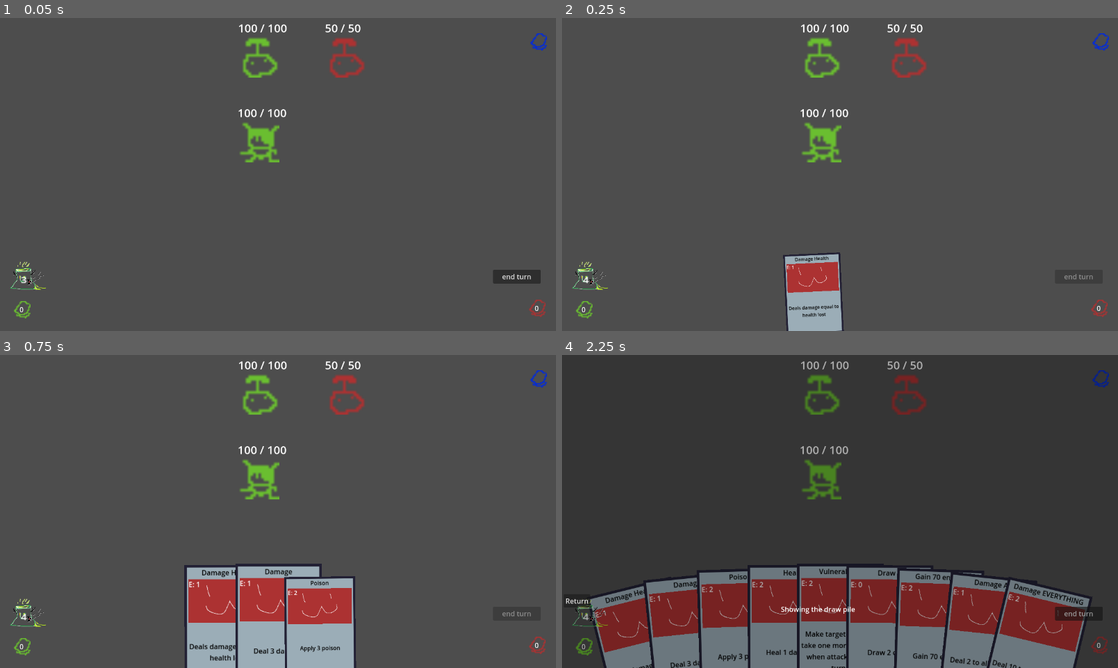
Above: before the commit, frames 1-4 (two rows, left to right).
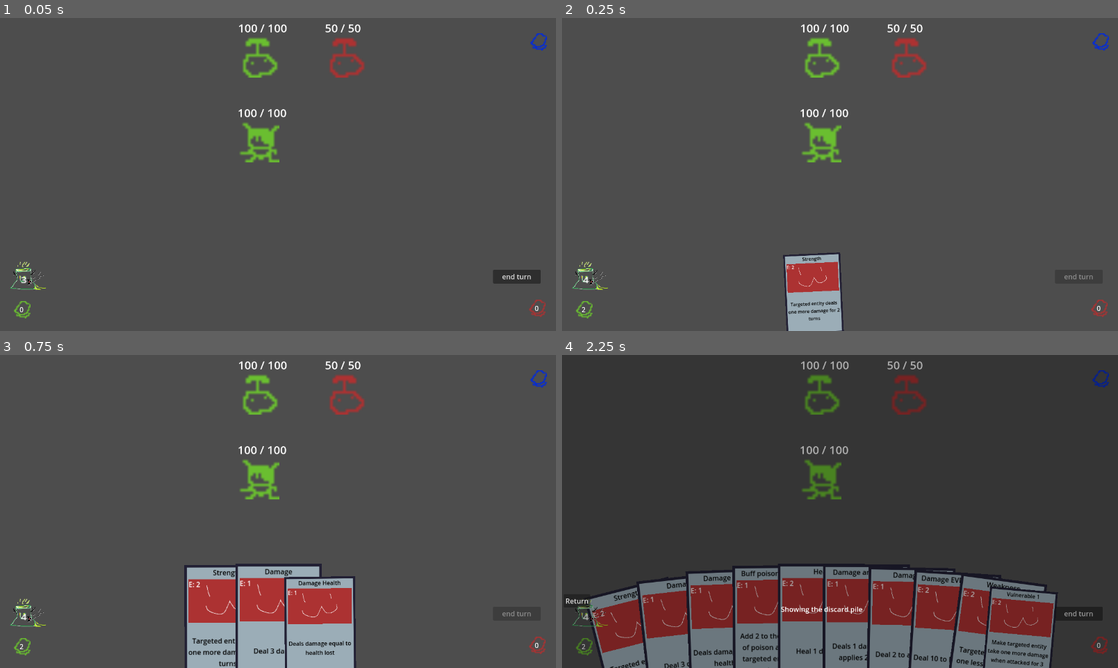
Above: after the commit, the same moments.

Repository: Saplings-Projects/1M_sub
Game: Godot game, scene res://#Scenes/TestingScene.tscn
Two runs of this game, one before a commit and one after it. Both use one fixed random seed, a clock stepped at 60 frames per second and the inputs below.
Inputs (mouse positions are in pixels of both pictures, inside the frame that each line leads up to):
- Up to frame 1 (0.05 s): no input
- Up to frame 2 (0.25 s): no input
- Up to frame 3 (0.75 s): click (255, 624) at 0.52 s
- Up to frame 4 (2.25 s): click "0" at 1.25 s; click (1079, 614) at 2 s, where only the run before the commit has a clickable "end turn"

Frame 1 is identical in both runs. In frame 2, 0.3% of the frame differs, in the area x 3-50%, y 76-97%; in frame 3, 0.7%; in frame 4, 8.8%, in the area x 3-96%, y 66-100%.

Commit message:
Issue-45: Data persistence between fights (#68)
* Setup SaveData Resource for player

-Set player health based on if data has been saved or not
-Currently not saving any data. Will do once other PR is ready

* Setup SaveData for cards

* More refactoring for setting up proper defaults

Add PlayerPersistentData. Player will use default data if this is null

* Add new CardSet and create the DefaultDeck

* Change get_stats() call to stats

Diff:
--- a/Cards/CardContainer.gd
+++ b/Cards/CardContainer.gd
@@ -16,7 +16,6 @@
 @export var total_hand_width: float = 100
 @export var card_hovered_offset: float = 100
 @export var card_queued_offset: float = 100
-@export var default_deck: Array[CardBase]
 @export var starting_hand_size: int = 5
 @export var max_hand_size: int = 10
 @export var card_draw_time: float = 0.2
@@ -49,12 +48,11 @@
 
 func _ready() -> void:
 	PhaseManager.on_phase_changed.connect(_on_phase_changed)
+	CardManager.on_deck_initialized.connect(_init_default_draw_pile)
 	CardManager.set_card_container(self)
 	CardManager.on_card_action_finished.connect(finish_active_card_action.unbind(1))
 	# ? all calls functions connected to on_card_action_finished don't even use the data of the card passed with the signal
 	# ? does the signal even need to pass the card data since no function connected uses it ?
-
-	_init_default_draw_pile()
 
 
 func _process(_delta: float) -> void:
@@ -154,7 +152,7 @@
 
 
 func _init_default_draw_pile() -> void:
-	draw_pile = default_deck.duplicate()
+	draw_pile = CardManager.current_deck.duplicate()
 	draw_pile.shuffle()
 
 
--- /dev/null
+++ b/Cards/CardSetBase.gd
@@ -0,0 +1,5 @@
+extends Resource
+class_name CardSetBase
+
+
+@export var card_set: Array[CardBase] = []
--- /dev/null
+++ b/Cards/CardSets/DefaultDeck.tres
@@ -0,0 +1,19 @@
+[gd_resource type="Resource" script_class="CardSetBase" load_steps=14 format=3 uid="uid://cda81lacxt2ai"]
+
+[ext_resource type="Script" path="res://Cards/CardSetBase.gd" id="1_pnxc0"]
+[ext_resource type="Resource" uid="uid://dam752rc15nu5" path="res://Cards/Resource/Card_Buff_Poison_Duration.tres" id="1_to4gc"]
+[ext_resource type="Resource" uid="uid://dxgoopi1roxu4" path="res://Cards/Resource/Card_Damage.tres" id="2_q7qqo"]
+[ext_resource type="Resource" uid="uid://0x385c3nuq8f" path="res://Cards/Resource/Card_DamageAll.tres" id="3_pvtk1"]
+[ext_resource type="Resource" uid="uid://boodcfdepyk5i" path="res://Cards/Resource/Card_DamageHealth.tres" id="4_es3ma"]
+[ext_resource type="Resource" uid="uid://3s4aet1ciesh" path="res://Cards/Resource/Card_damage_and_poison.tres" id="5_giy28"]
+[ext_resource type="Resource" uid="uid://uv2rili0xf3x" path="res://Cards/Resource/Card_Damage_EVERYTHING.tres" id="6_gr534"]
+[ext_resource type="Resource" uid="uid://d4lugn62mmlep" path="res://Cards/Resource/Card_DrawCards.tres" id="7_y1gya"]
+[ext_resource type="Resource" uid="uid://d12g33rc6c3u5" path="res://Cards/Resource/Card_Heal.tres" id="8_haia1"]
+[ext_resource type="Resource" uid="uid://ctx8jsvac84so" path="res://Cards/Resource/Card_Poison.tres" id="9_1tkbv"]
+[ext_resource type="Resource" uid="uid://btj36bhn3n2tr" path="res://Cards/Resource/Card_Strength.tres" id="10_7m46u"]
+[ext_resource type="Resource" uid="uid://b4kmg3lm0e45q" path="res://Cards/Resource/Card_Vulnerability.tres" id="11_0eivv"]
+[ext_resource type="Resource" uid="uid://bobfsmcwcgsbb" path="res://Cards/Resource/Card_Weakness.tres" id="12_lo5f6"]
+
+[resource]
+script = ExtResource("1_pnxc0")
+card_set = Array[Resource("res://Cards/CardBase.gd")]([ExtResource("1_to4gc"), ExtResource("2_q7qqo"), ExtResource("3_pvtk1"), ExtResource("4_es3ma"), ExtResource("5_giy28"), ExtResource("6_gr534"), ExtResource("7_y1gya"), ExtResource("8_haia1"), ExtResource("9_1tkbv"), ExtResource("10_7m46u"), ExtResource("11_0eivv"), ExtResource("12_lo5f6")])
--- /dev/null
+++ b/Core/PlayerPersistentData.gd
@@ -0,0 +1,12 @@
+extends Resource
+class_name PlayerPersistentData
+## Store player data that we want to persist between scenes here.
+
+
+var saved_health: float
+var saved_stats: EntityStats
+
+
+func _init() -> void:
+	saved_health = -1
+	saved_stats = null
--- a/Entity/Components/StatComponent.gd
+++ b/Entity/Components/StatComponent.gd
@@ -6,8 +6,8 @@
 ## have different stats based on the Entity type.
 
 
-var _stats: EntityStats = EntityStats.new()
-
-
-func get_stats() -> EntityStats:
-	return _stats
+var stats: EntityStats = EntityStats.new():
+	set(value):
+		stats = value
+	get:
+		return stats
--- a/Entity/Components/Stats/EntityStats.gd
+++ b/Entity/Components/Stats/EntityStats.gd
@@ -74,12 +74,12 @@
 	var modified_value: int = value
 	var caster_stats: EntityStats = null
 	if caster != null:
-		caster_stats = caster.get_stat_component().get_stats()
+		caster_stats = caster.get_stat_component().stats
 		modified_value = caster_stats._calculate_modified_value_offense(modifier_name, modified_value)
 
 	var target_stats: EntityStats = null
 	if target != null:
-		target_stats = target.get_stat_component().get_stats()
+		target_stats = target.get_stat_component().stats
 		modified_value = target_stats._calculate_modified_value_defense(modifier_name, modified_value)
 
 	return modified_value
--- a/Entity/Player/Player.gd
+++ b/Entity/Player/Player.gd
@@ -1,15 +1,54 @@
 extends Entity
 class_name Player
 ## Base player Entity class.
+
+var _should_save_persistent_data: bool = true
 
 # @Override
 func _ready() -> void:
 	super()
 	PlayerManager.set_player(self)
 
+	_load_persistent_data()
+
 
 func _exit_tree() -> void:
+	# Save player data when they are destroyed (combat end)
 	PlayerManager.set_player(null)
+
+	if _should_save_persistent_data:
+		_save_persistent_data()
+
+
+# Set values from our saved persistent data
+func _load_persistent_data() -> void:
+	# If we don't have any persistent data, we will use the defaults
+	if PlayerManager.player_persistent_data == null:
+		return
+
+	# Load health data
+	var health_comp: HealthComponent = get_health_component()
+	var new_health: float = PlayerManager.player_persistent_data.saved_health
+	health_comp._set_health(new_health)
+
+	# Load stat data
+	var loaded_stats: EntityStats = PlayerManager.player_persistent_data.saved_stats;
+	var stat_comp: StatComponent = get_stat_component()
+	stat_comp.stats = loaded_stats
+
+
+# Update persistent data with our current values
+func _save_persistent_data() -> void:
+	if PlayerManager.player_persistent_data == null:
+		PlayerManager.create_persistent_data()
+
+	# Save health data
+	var health_comp: HealthComponent = get_health_component()
+	PlayerManager.player_persistent_data.saved_health = health_comp.current_health
+
+	# Save stat data
+	var stat_comp: StatComponent = get_stat_component()
+	PlayerManager.player_persistent_data.saved_stats = stat_comp.stats
 
 
 func get_energy_component() -> EnergyComponent:
--- a/Managers/CardManager.gd
+++ b/Managers/CardManager.gd
@@ -4,8 +4,16 @@
 
 signal on_card_container_initialized
 signal on_card_action_finished(card: CardWorld)
+signal on_deck_initialized
 
 var card_container: CardContainer = null
+# We store the current deck in CardManager because we may want to access it outside of battle.
+var current_deck: Array[CardBase] = []
+var default_deck: CardSetBase = null
+
+
+func _ready() -> void:
+	default_deck = load("res://Cards/CardSets/DefaultDeck.tres")
 
 
 # Call this from CardContainer to initialize. This allows you to get the current CardContainer from
@@ -14,8 +22,21 @@
 	card_container = in_card_container
 	on_card_container_initialized.emit()
 
+	if in_card_container != null:
+		_initialize_deck()
+
+
+func _initialize_deck() -> void:
+	# Set our default deck.
+	# NOTE: We assume that if the current_deck is empty, then this is the first time the game was loaded.
+	if current_deck.is_empty():
+		current_deck = default_deck.card_set.duplicate()
+	on_deck_initialized.emit()
+
+
 func is_discard_hand_signal_connected(callable: Callable) -> bool:
 	return card_container != null and card_container.on_finished_discarding_hand.is_connected(callable)
 
+
 func connect_discard_hand_signal(callable: Callable) -> void:
 	card_container.on_finished_discarding_hand.connect(callable)
--- a/Managers/PlayerManager.gd
+++ b/Managers/PlayerManager.gd
@@ -5,12 +5,19 @@
 ## PlayerManager.player.
 
 
+signal on_player_initialized
+
 var player: Player
-
-signal on_player_initialized
+var player_persistent_data: PlayerPersistentData = null:
+	get:
+		return player_persistent_data
 
 
 func set_player(in_player: Player) -> void:
 	player = in_player
 	if player != null:
 		on_player_initialized.emit()
+
+
+func create_persistent_data() -> void:
+	player_persistent_data = PlayerPersistentData.new()
--- a/Status/StatusBase.gd
+++ b/Status/StatusBase.gd
@@ -47,7 +47,7 @@
 		# what do we do for a Status that reflects a part of the damage for example ?
 
 func _modify_stats_with_status() -> void:
-	var target_stats: EntityStats = status_target.get_stat_component().get_stats()
+	var target_stats: EntityStats = status_target.get_stat_component().stats
 	target_stats.change_stat(entity_stat_dict_type, modifier_name, status_modifier_base_value)
 	status_modifier_storage = status_modifier_base_value # store the value to revert when using on_remove()
 
@@ -72,7 +72,7 @@
 		pass
 
 func _revert_stats_with_status() -> void:
-	var target_stats: EntityStats = status_target.get_stat_component().get_stats()
+	var target_stats: EntityStats = status_target.get_stat_component().stats
 	var invert_modification: StatModifiers = _calculate_invert_modification(status_modifier_storage)
 	target_stats.change_stat(entity_stat_dict_type, modifier_name, invert_modification)
 	status_modifier_storage = null # reset to original state
--- a/Tests/TestBase.gd
+++ b/Tests/TestBase.gd
@@ -45,10 +45,12 @@
 	_enemy_status_component = _enemy.get_status_component()
 	_enemy_2_status_component = _enemy_2.get_status_component()
 
-	_player_stat_component.get_stats().ready_entity_stats()
-	_enemy_stat_component.get_stats().ready_entity_stats()
-	_enemy_2_stat_component.get_stats().ready_entity_stats()
+	_player_stat_component.stats.ready_entity_stats()
+	_enemy_stat_component.stats.ready_entity_stats()
+	_enemy_2_stat_component.stats.ready_entity_stats()
 
+	# disable data saving so nothing is saved between tests
+	_player._should_save_persistent_data = false
 	_player_energy_component.ignore_cost = true
 
 func after_each() -> void:
--- a/Tests/TestCardBase.gd
+++ b/Tests/TestCardBase.gd
@@ -11,19 +11,20 @@
 	_card_container = _card_container_scene.instantiate()
 
 	# fill deck with 50 default cards
-	_card_container.default_deck.resize(50)
+	CardManager.current_deck.resize(50)
 	_card_container.max_hand_size = 10
 	_card_container.starting_hand_size = 0
 	_card_container.card_draw_time = .05
 
 	# assign cards names of Card1-Card50
-	for card_index: int in _card_container.default_deck.size():
-		_card_container.default_deck[card_index] = CardBase.new()
-		_card_container.default_deck[card_index].card_title = "Card" + str(card_index + 1)
+	for card_index: int in CardManager.current_deck.size():
+		CardManager.current_deck[card_index] = CardBase.new()
+		CardManager.current_deck[card_index].card_title = "Card" + str(card_index + 1)
 
 	get_tree().root.add_child(_card_container)
 
 
 func after_each() -> void:
 	_card_container.queue_free()
+	CardManager.current_deck.clear()
 	assert_no_new_orphans("Orphans still exist, please free up test resources.")
--- a/Tests/test_cards.gd
+++ b/Tests/test_cards.gd
@@ -8,7 +8,7 @@
 
 	# set draw pile to default deck. This removes any randomness from shuffling on _ready()
 	# so each card will have a name Card1-Card50 in the draw pile
-	_card_container.draw_pile = _card_container.default_deck.duplicate()
+	_card_container.draw_pile = CardManager.current_deck.duplicate()
 
 
 func test_draw_cards() -> void:
--- /dev/null
+++ b/Tests/test_persistence.gd
@@ -0,0 +1,80 @@
+extends TestBase
+
+
+func _create_player() -> void:
+	_player = _player_scene.instantiate()
+	get_tree().root.add_child(_player)
+
+	_player_health_component = _player.get_health_component()
+	_player_stat_component = _player.get_stat_component()
+	_player_energy_component = _player.get_energy_component()
+
+	_player_energy_component.ignore_cost = true
+
+	# NOTE: This resets the stats, so we don't want to call it when we're creating a player
+	# for persistence testing.
+	#_player_stat_component.stats.ready_entity_stats()
+
+
+func test_persist_player_health() -> void:
+	_player_health_component.deal_damage(5.0, _player)
+
+	assert_eq(_player_health_component.current_health, 95.0)
+
+	_player._should_save_persistent_data = true
+
+	_player.free()
+	_create_player()
+
+	assert_eq(_player_health_component.current_health, 95.0)
+
+
+func test_persist_strength_status() -> void:
+	var strength_status: Buff_Strength = Buff_Strength.new()
+
+	var stat_modifer: StatModifiers = StatModifiers.new()
+	stat_modifer.permanent_add = 2
+	stat_modifer.ready()
+	strength_status.status_modifier_base_value = stat_modifer
+	_player.get_status_component().add_status(strength_status, _player)
+
+	var card_damage: CardBase = load("res://Cards/Resource/Card_Damage.tres")
+	card_damage.card_effects_data[0].value = 2
+	card_damage.on_card_play(_player, _enemy)
+	assert_eq(_enemy_health_component.current_health, 96.0)
+
+	_player._should_save_persistent_data = true
+
+	_player.free()
+	_create_player()
+
+	# player should still have their permanent buff after being destroyed and recreated
+	card_damage.on_card_play(_player, _enemy_2) # enemy 2 has 50 health
+	assert_eq(_enemy_2_health_component.current_health, 46.0)
+
+
+func test_persist_cards() -> void:
+	CardManager.current_deck.clear()
+	CardManager.current_deck.append(CardBase.new())
+	CardManager.current_deck.append(CardBase.new())
+	CardManager.current_deck[0].card_title = "Card0"
+	CardManager.current_deck[1].card_title = "Card1"
+
+	assert_eq(CardManager.current_deck.size(), 2)
+
+	# Destroy the container
+	_card_container.free()
+
+	# Modify the deck
+	CardManager.current_deck.clear()
+	CardManager.current_deck.append(CardBase.new())
+	CardManager.current_deck[0].card_title = "Card2"
+
+	# Recreate the container
+	_card_container = _card_container_scene.instantiate()
+	get_tree().root.add_child(_card_container)
+
+	# Make sure the data was loaded into the container
+	assert_eq(CardManager.current_deck.size(), 1)
+	assert_eq(_card_container.draw_pile.size(), 1)
+	assert_eq(_card_container.draw_pile[0].card_title, "Card2")
--- a/Tests/test_pile_ui.gd
+++ b/Tests/test_pile_ui.gd
@@ -9,7 +9,7 @@
 func before_each() -> void:
 	super()
 	_card_scroll = _card_container_scroll_scene.instantiate()
-	_card_scroll.deck_pile = _card_container.default_deck.duplicate()
+	_card_scroll.deck_pile = CardManager.current_deck.duplicate()
 	_card_scroll.populate("DeckPile")
 
 
--- a/Tests/test_stats.gd
+++ b/Tests/test_stats.gd
@@ -8,8 +8,8 @@
 
 
 func test_offense_dict_size() -> void:
-	var offense_dict_size_player: int = _player_stat_component.get_stats()._offense_modifier_dict.stat_dict.size()
-	var offense_dict_size_enemy: int = _enemy_stat_component.get_stats()._offense_modifier_dict.stat_dict.size()
+	var offense_dict_size_player: int = _player_stat_component.stats._offense_modifier_dict.stat_dict.size()
+	var offense_dict_size_enemy: int = _enemy_stat_component.stats._offense_modifier_dict.stat_dict.size()
 	var modifier_dict_size: int = GlobalVar.POSSIBLE_MODIFIER_NAMES.size()
 	var assert_false_string: String = "Expected offense_dict_size to be %s (POSSIBLE_MODIFIER_NAMES.size()) but got %s instead for entity %s"
 	assert_eq(offense_dict_size_player, modifier_dict_size, assert_false_string % [modifier_dict_size, offense_dict_size_player, "player"])
@@ -17,8 +17,8 @@
 
 
 func test_defense_dict_size() -> void:
-	var defense_dict_size_player: int = _player_stat_component.get_stats()._defense_modifier_dict.stat_dict.size()
-	var defense_dict_size_enemy: int = _enemy_stat_component.get_stats()._defense_modifier_dict.stat_dict.size()
+	var defense_dict_size_player: int = _player_stat_component.stats._defense_modifier_dict.stat_dict.size()
+	var defense_dict_size_enemy: int = _enemy_stat_component.stats._defense_modifier_dict.stat_dict.size()
 	var modifier_dict_size: int = GlobalVar.POSSIBLE_MODIFIER_NAMES.size()
 	var assert_false_string: String = "Expected defense_dict_size to be %s (POSSIBLE_MODIFIER_NAMES.size()) but got %s instead for entity %s"
 	assert_eq(defense_dict_size_player, modifier_dict_size, assert_false_string % [modifier_dict_size, defense_dict_size_player, "player"])
@@ -306,8 +306,8 @@
 	# final health : 100 (base health) - (3 (base damage) + 1 (strength) - 1 (weakness) + 1 (vulnerability))
 	# = 96
 
-	_player_stat_component.get_stats().reset_modifier_dict_temp_to_default()
-	_enemy_stat_component.get_stats().reset_modifier_dict_temp_to_default()
+	_player_stat_component.stats.reset_modifier_dict_temp_to_default()
+	_enemy_stat_component.stats.reset_modifier_dict_temp_to_default()
 
 	card_damage.on_card_play(_player, _enemy)
 	assert_eq(_enemy_health_component.current_health, 93.0)
--- a/UI/CardScrollUI.gd
+++ b/UI/CardScrollUI.gd
@@ -4,7 +4,7 @@
 
 var discard_pile: Array[CardBase] = CardManager.card_container.discard_pile
 var draw_pile: Array[CardBase] = CardManager.card_container.draw_pile
-var deck_pile: Array[CardBase]  = CardManager.card_container.default_deck
+var deck_pile: Array[CardBase]  = CardManager.current_deck
 var cards_to_display: Array[CardBase] = []
 var card_worlds: Array[CardWorld] = []
 var cardworld: CardWorld = null
